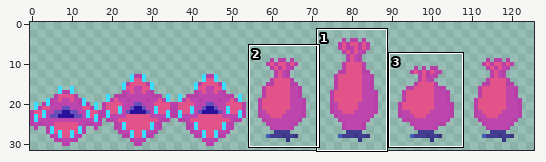
Sprite sheet: Space2DProject/Assets/Sprites/Enemies/EvilTree/Biome 1/evilflowereating B1.png. Above: a wide view before the commit, with the close-up outlined.
Close-up. As it was:
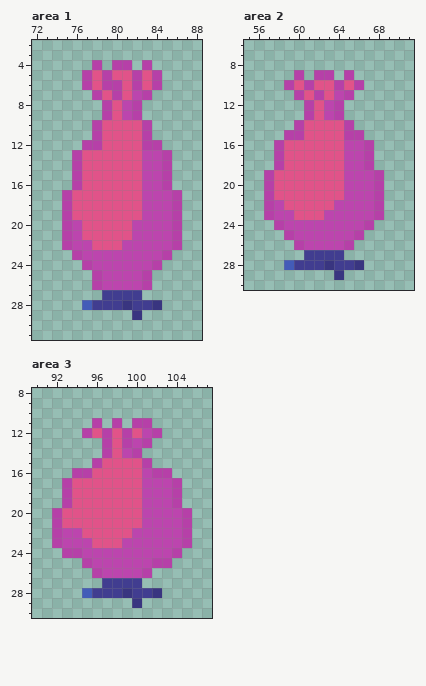
The file is 126x32 pixels. Shown: area 1: x 72..88, y 2..31; area 2: x 55..71, y 6..30; area 3: x 90..107, y 8..30. The commit also changed other parts of the picture, which this record leaves out.
After:
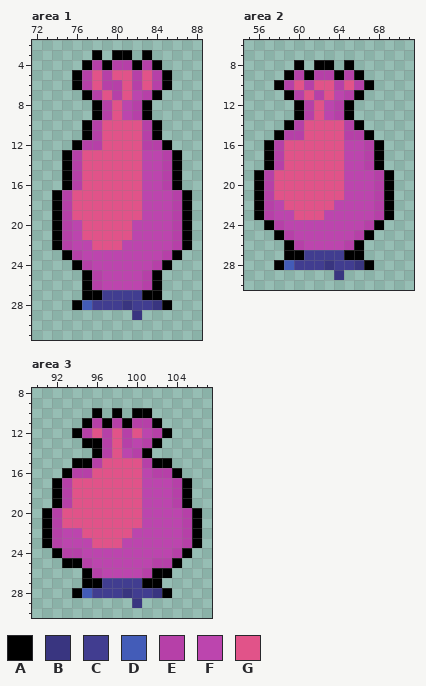
Palette (. is transparent): A #000000  B #393580  C #413d90  D #435cb8  E #b640a8  F #bc45ae  G #e15389
Changes in this commit:
Area 1:
The author put colour A in row 3 at x 78, 80 to 81 and 83; in row 4 at x 77, 79, 82 and 84; in rows 5 to 6 at x 76 and 85; in row 7 at x 77 and 84; in rows 8 to 9 at x 78 and 83; in rows 10 to 11 at x 77 and 84.
The author put colour A in row 12 at x 76 and 85; in rows 13 to 16 at x 75 and 86; in rows 17 to 22 at x 74 and 87; in row 23 at x 75 and 86; in row 24 at x 76 and 85; in rows 25 to 26 at x 77 and 84.
The author put colour A in row 27 at x 77 to 78 and 83 to 84; in row 28 at x 76 and 85.
Area 2:
The author put colour A in row 8 at x 60, 62 to 63 and 65; in row 9 at x 59, 61, 64 and 66; in row 10 at x 58 and 67; in row 11 at x 59 and 66; in rows 12 to 13 at x 60 and 65; in row 14 at x 59 and 66.
The author put colour A in row 15 at x 58 and 67; in rows 16 to 18 at x 57 and 68; in rows 19 to 23 at x 56 and 69; in row 24 at x 57 and 68; in row 25 at x 58 and 67; in row 26 at x 59 and 66.
The author put colour A in row 27 at x 59 to 60 and 65 to 66; in row 28 at x 58 and 67.
Area 3:
The author put colour A in row 10 at x 96, 98 and 100 to 101; in row 11 at x 95, 97, 99 and 102; in row 12 at x 94 and 103; in row 13 at x 95 to 96 and 102; in row 14 at x 96 and 101; in row 15 at x 94 to 95 and 102 to 103.
The author put colour A in row 16 at x 93 and 104; in rows 17 to 19 at x 92 and 105; in rows 20 to 23 at x 91 and 106; in row 24 at x 92 and 105; in row 25 at x 93 to 94 and 104; in row 26 at x 95 and 102 to 103.
The author put colour A in row 27 at x 95 to 96 and 101 to 102; in row 28 at x 94 and 103.
Pixel boxes of the changes (left, top, right, bottom) in both close-ups:
added: (52, 50, 192, 310)
added: (254, 60, 394, 270)
added: (42, 408, 202, 598)
